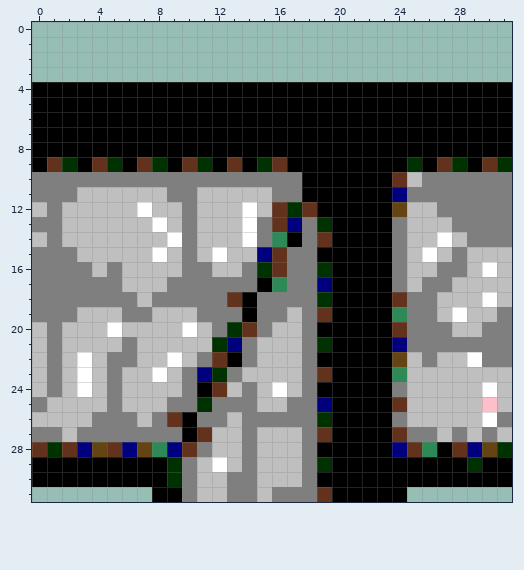
File history of a pixel-art sprite, wall/flagstone/flagstone_E.base.111.png. Above, as it was before the edit.
The file is 32x32 pixels.
Once edited:
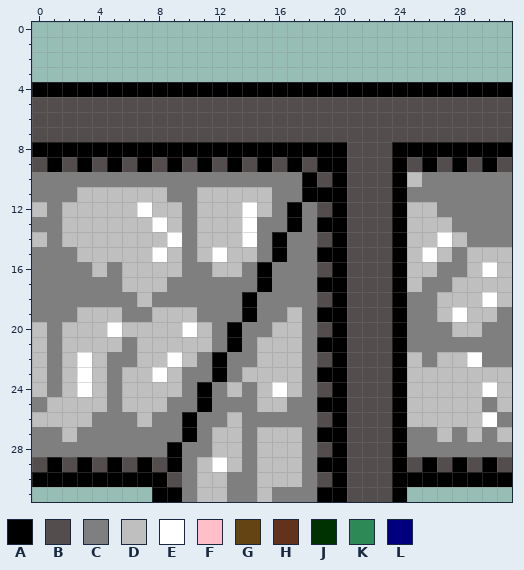
Palette (. is transparent): A #000000  B #534d4d  C #7f7f7f  D #bfbfbf  E #ffffff  F #febfca  G #634412  H #63321d  J #003100  K #2d8a56  L #00007f
Edits made:
Colour C gives way to colour A in rows 13 to 17 at x 24; in row 24 at x 24; in row 26 at x 24.
Colour G gives way to colour A in row 12 at x 24; in row 22 at x 24.
Colour H gives way to colour A in row 9 at x 1, 7, 13 and 30; in row 10 at x 24; in row 15 at x 16; in row 18 at x 24; in row 19 at x 19; in row 20 at x 24.
Colour H gives way to colour A in row 22 at x 12; in row 23 at x 19; in row 25 at x 24; in row 27 at x 19 and 24; in row 31 at x 19.
Colour J gives way to colour A in row 9 at x 5, 11, 15 and 28; in row 12 at x 17; in row 13 at x 19; in row 16 at x 15; in row 20 at x 13; in row 21 at x 19.
Colour J gives way to colour A in row 23 at x 12; in row 25 at x 11; in row 29 at x 9 and 19.
Colour K gives way to colour A in row 14 at x 16; in row 19 at x 24; in row 23 at x 24.
Colour L gives way to colour A in row 11 at x 24; in row 13 at x 17; in row 17 at x 19; in row 21 at x 13 and 24; in row 25 at x 19; in row 28 at x 9 and 24.
Colour A gives way to colour B in rows 5 to 7 at x 0 to 31; in row 8 at x 21 to 23; in row 9 at x 0, 6, 12, 14, 18, 21 to 23 and 29; in row 10 at x 19 and 21 to 23; in row 11 at x 21 to 23; in row 12 at x 19 and 21 to 23.
Colour A gives way to colour B in rows 13 to 19 at x 21 to 23; in row 20 at x 19 and 21 to 23; in row 21 at x 21 to 23; in row 22 at x 19 and 21 to 23; in row 23 at x 21 to 23; in row 24 at x 19 and 21 to 23.
Colour A gives way to colour B in rows 25 to 27 at x 21 to 23; in row 28 at x 19 and 21 to 23; in row 29 at x 0, 2, 4, 6, 8, 21 to 23, 25, 27 and 31; in row 30 at x 19 and 21 to 23; in row 31 at x 21 to 23.
Colour H gives way to colour B in row 9 at x 4, 10, 16 and 27; in row 14 at x 19.
Colour J gives way to colour B in row 9 at x 2, 8, 25 and 31; in row 16 at x 19; in row 18 at x 19; in row 26 at x 19; in row 29 at x 29; in row 30 at x 9.
Colour A gives way to colour C in row 14 at x 17; in row 22 at x 13; in row 28 at x 27.
Colour F gives way to colour C in row 25 at x 30.
Colour G gives way to colour C in row 28 at x 4, 7 and 30.
Colour H gives way to colour C in row 12 at x 16 and 18; in row 13 at x 16; in row 16 at x 16; in row 18 at x 13; in row 20 at x 14; in row 24 at x 12.
Colour H gives way to colour C in row 26 at x 9; in row 27 at x 11; in row 28 at x 0, 2, 5, 10, 25 and 28.
Colour J gives way to colour C in row 21 at x 12; in row 28 at x 1 and 31.
Colour K gives way to colour C in row 17 at x 16; in row 28 at x 8 and 26.
Colour L gives way to colour C in row 15 at x 15; in row 23 at x 11; in row 28 at x 3, 6 and 29.
